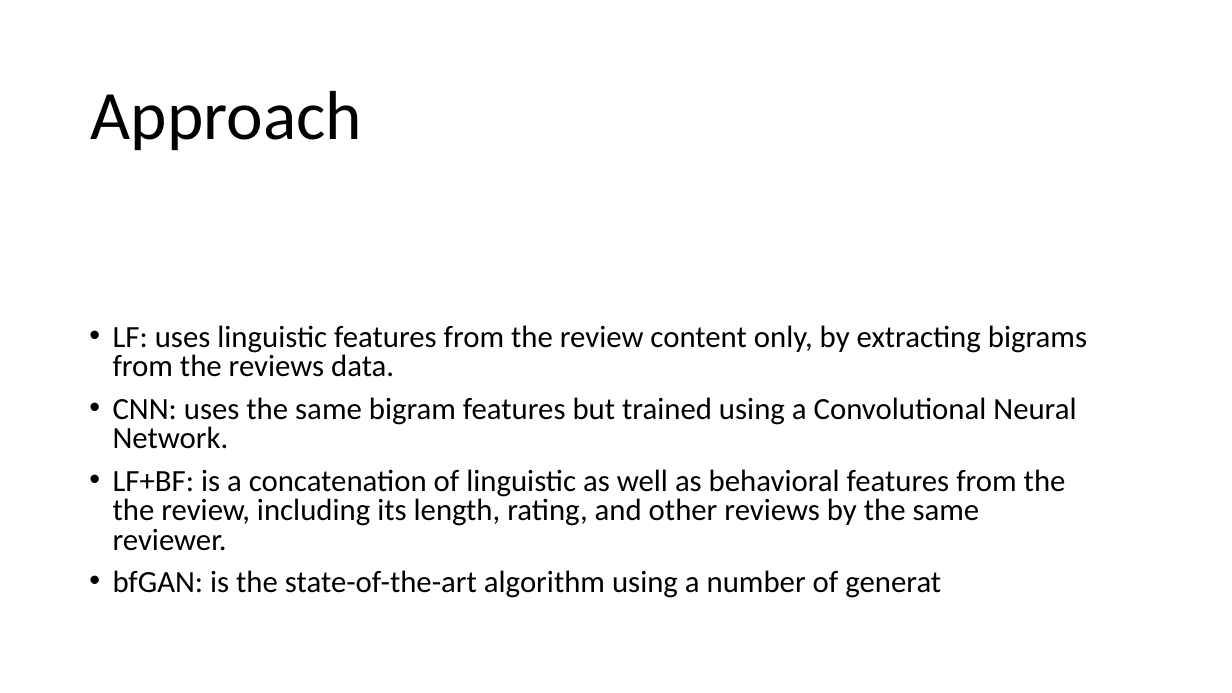
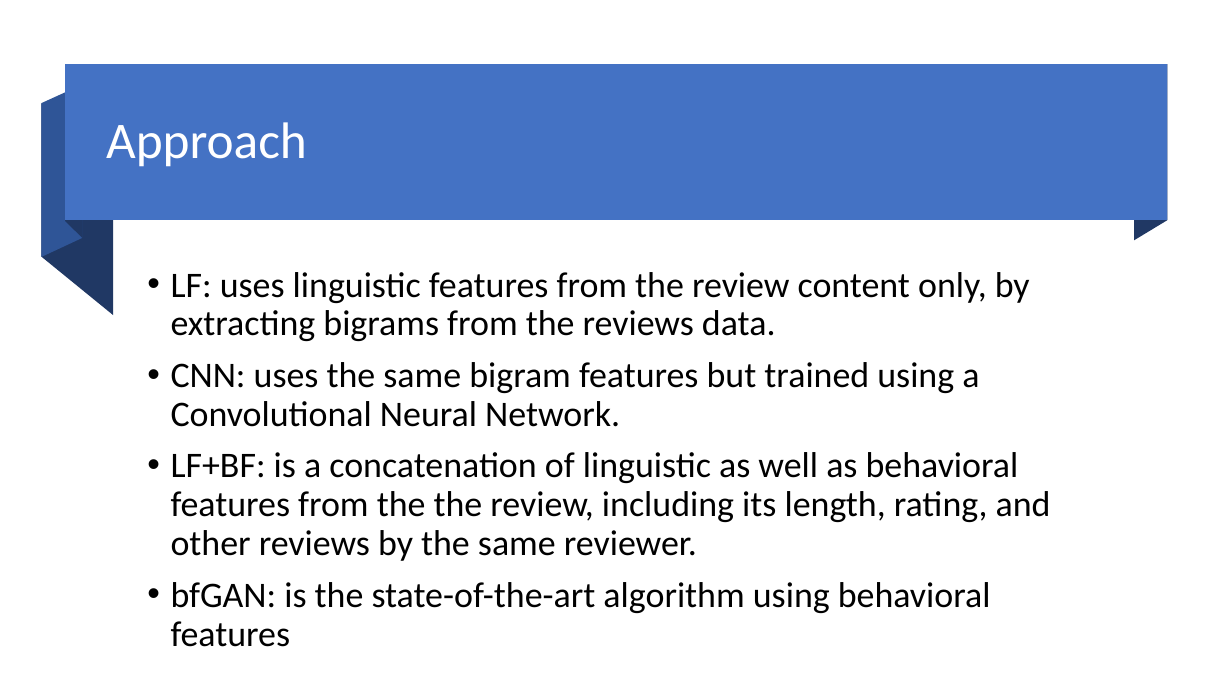
Before and after one commit to yizhang7210/w266-final-project, a slide deck: slide 10 of w266.pptx. Drawn at 1232x693 pixels with LibreOffice and Linux fonts; fonts in the diff are those of the drawing. Boxes give left, top, right and bottom in pixels: in the first picture for what was removed or moved away, otherwise in the second. Text is boxed around its words. In the diff, an @@ line names an element or a change of style, - is before the commit and + after.

```diff
--- a/w266.pptx
+++ b/w266.pptx
@@ freeform shape added at box(42, 85, 82, 258), fill #2F5597 @@
@@ rectangle added at box(65, 65, 1167, 221), fill #4472C4 @@
@@ freeform shape added at box(66, 65, 82, 238), fill #203864 @@
@@ title "Approach": place and size @@
-title "Approach" at box(91, 91, 362, 151)
+title "Approach" at box(106, 122, 307, 167)
@@ title "Approach" at box(106, 122, 307, 167): size 54 to 40 pt, text colour #000000 to #FFFFFF; vertical alignment bottom to middle @@
@@ freeform shape added at box(1134, 65, 1167, 241), fill #203864 @@
@@ freeform shape added at box(42, 104, 114, 315), fill #203864 @@
@@ text "LF: uses linguistic features from ...": place and size @@
-text "LF: uses linguistic features from ..." at box(113, 325, 1087, 598)
+text "LF: uses linguistic features from ..." at box(171, 272, 1051, 613)
@@ text at box(171, 272, 1051, 561): size 24 to 28 pt in "LF: uses linguistic features from the review ...", "CNN: uses the same bigram features but ...", "LF+BF: is a concatenation of linguistic as ..."; line spacing 0.8 to 0.9 @@
@@ text at box(171, 582, 991, 613): text changed; size 24 to 28 pt @@
-• bfGAN: is the state-of-the-art algorithm using a number of generat
+• bfGAN: is the state-of-the-art algorithm using behavioral features
```
Also in this commit, not shown: 6 other slides changed.
